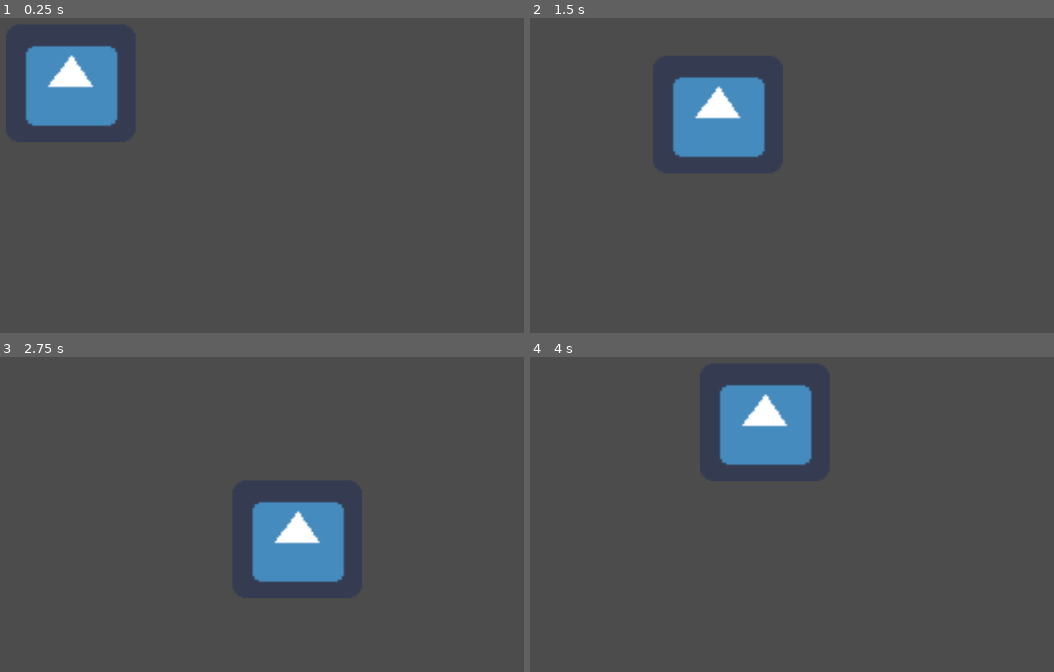
Above: before the commit, frames 1-4 (two rows, left to right).
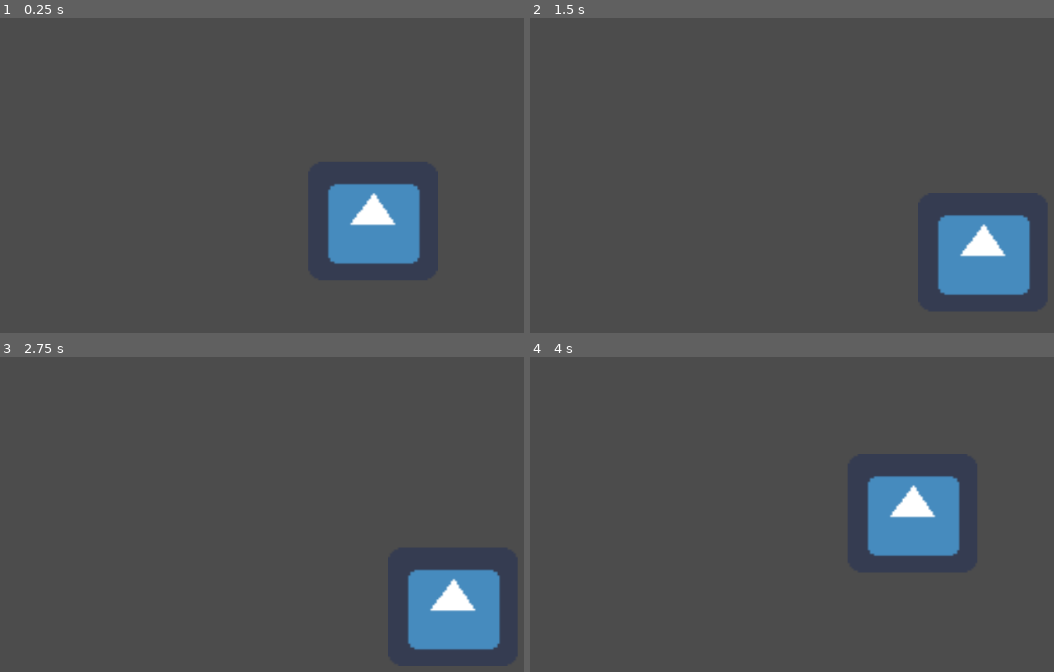
Above: after the commit, the same moments.

Repository: HIqueRS/Motores
Game: Godot game, scene res://KinematicBody2D.tscn
Two runs of this game, one before a commit and one after it. Both use one fixed random seed, a clock stepped at 60 frames per second and the inputs below. This scene is started directly instead of the project's main scene. The engine's default icon, where the game draws it, is replaced by a stand-in: a white triangle on a blue panel in a dark square.
Inputs:
- Up to frame 1 (0.25 s): no input
- Up to frame 2 (1.5 s): tap Enter at 0.5 s; hold D (right) 0.53-1.28 s; hold S (down) from 1.28 s (still down)
- Up to frame 3 (2.75 s): release S (down) at 2.03 s; hold D (right) from 2.03 s (still down)
- Up to frame 4 (4 s): release D (right) at 2.78 s; hold W (up) 2.78-3.53 s; hold A (left) from 3.53 s (still down)

The runs differ from the first frame. In frame 1, 8.9% of the frame differs, in the area x 4-81%, y 8-79%; in frame 2, 8.8%; in frame 3, 8.9%; in frame 4, 8.9%, in the area x 36-83%, y 8-64%.

Commit message:
camera feita com a bunda

Diff:
--- a/Project/KinematicBody2D.gd
+++ b/Project/KinematicBody2D.gd
@@ -3,6 +3,8 @@
 export (int) var maxspeed = 200;
 
 var velocity = Vector2();
+
+
 
 func get_input():
 	velocity = Vector2();
--- a/Project/KinematicBody2D.tscn
+++ b/Project/KinematicBody2D.tscn
@@ -30,3 +30,28 @@
 position = Vector2( -4.54412, 3.98004 )
 scale = Vector2( -4.27472, 3.76576 )
 shape = SubResource( 1 )
+
+[node name="Camera2D" type="Camera2D" parent="." index="2"]
+
+anchor_mode = 1
+rotating = false
+current = true
+zoom = Vector2( 1, 1 )
+limit_left = -10000000
+limit_top = -10000000
+limit_right = 10000000
+limit_bottom = 10000000
+limit_smoothed = false
+drag_margin_h_enabled = true
+drag_margin_v_enabled = true
+smoothing_enabled = false
+smoothing_speed = 5.0
+offset_v = 0.0
+offset_h = 0.0
+drag_margin_left = 0.2
+drag_margin_top = 0.2
+drag_margin_right = 0.2
+drag_margin_bottom = 0.2
+editor_draw_screen = true
+editor_draw_limits = false
+editor_draw_drag_margin = false
--- a/Project/Label.tscn
+++ b/Project/Label.tscn
@@ -1,6 +1,6 @@
 [gd_scene format=2]
 
-[node name="Label" type="Label" index="0"]
+[node name="Label" type="Label"]
 
 anchor_left = 0.0
 anchor_top = 0.0
